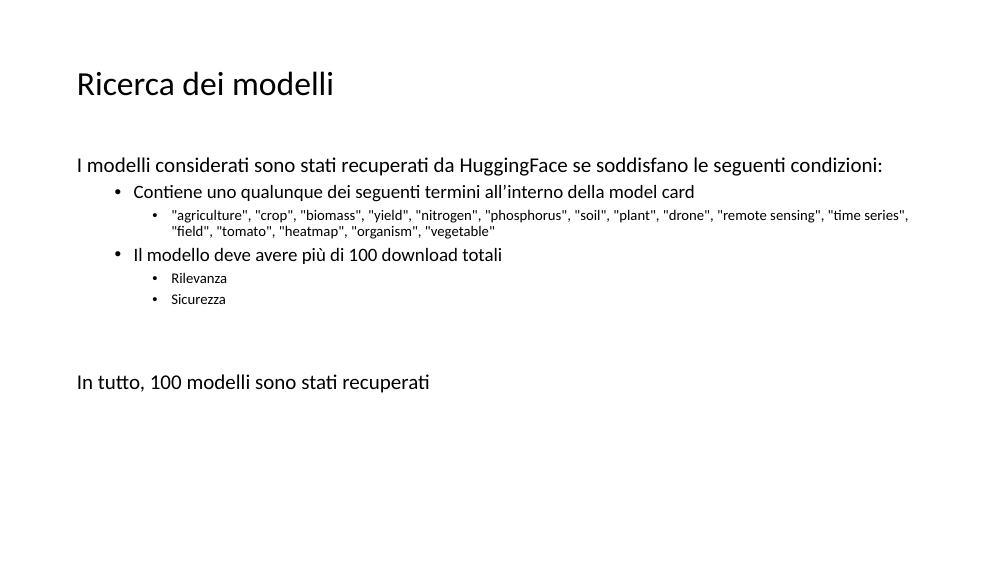
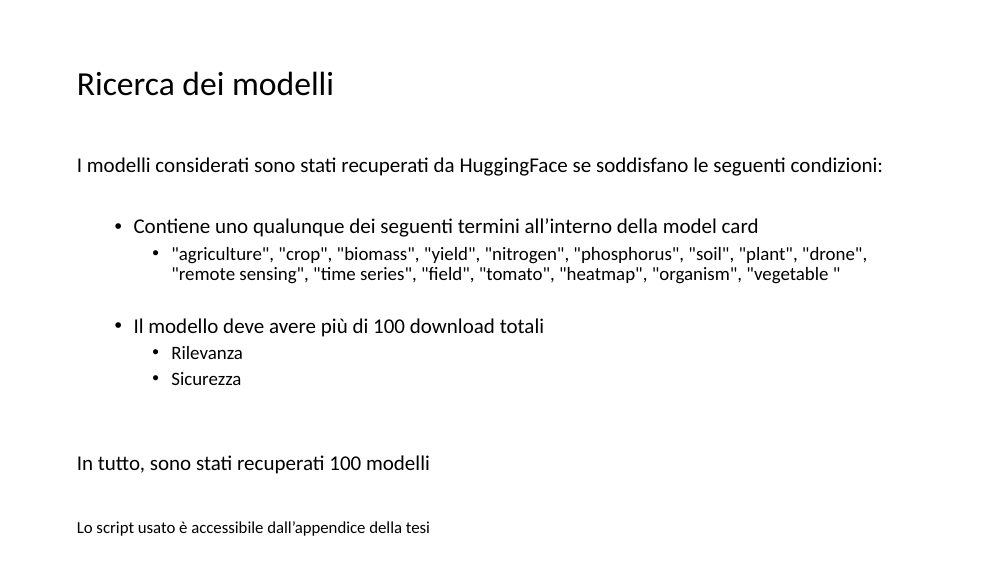
Before and after one commit to lPen88/tesi, a slide deck: slide 6 of presentazione.pptx (slide 7 before the commit). Drawn at 1008x567 pixels with LibreOffice and Linux fonts; fonts in the diff are those of the drawing. Boxes give left, top, right and bottom in pixels: in the first picture for what was removed or moved away, otherwise in the second. Text is boxed around its words. In the diff, an @@ line names an element or a change of style, - is before the commit and + after.

```diff
--- a/presentazione.pptx
+++ b/presentazione.pptx
@@ text at box(134, 218, 759, 385): size 18 to 20 pt in "Contiene uno qualunque dei seguenti termini all’interno ...", "Il modello deve avere più di 100 ..."; size 14 to 18 pt in "Rilevanza", "Sicurezza" @@
@@ text at box(171, 247, 867, 284): text changed; size 14 to 18 pt @@
-    • "agriculture", "crop", "biomass", "yield", "nitrogen", "phosphorus", "soil", "plant", "drone", "remote sensing", "time series", "field", "tomato", "heatmap", "organism", "vegetable"
+    • "agriculture", "crop", "biomass", "yield", "nitrogen", "phosphorus", "soil", "plant", "drone", "remote sensing", "time series", "field", "tomato", "heatmap", "organism", "vegetable "
@@ text at box(77, 455, 430, 536): text changed; size 20 to 16 pt @@
-In tutto, 100 modelli sono stati recuperati
+In tutto, sono stati recuperati 100 modelli
+Lo script usato è accessibile dall’appendice della tesi
```
Also in this commit, not shown: 11 other slides changed, 3 slides removed, 1 other file.
